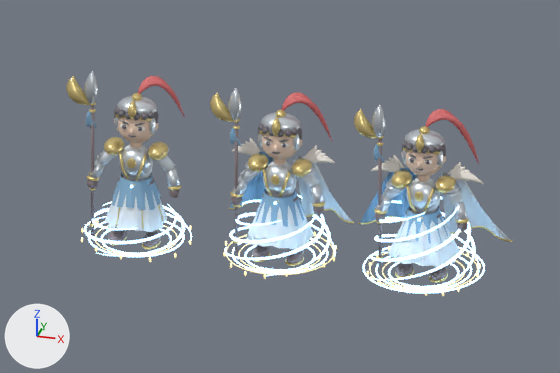
The Blender file assets/32.blend: old version first, new version second.
Camera for both pictures: the file's camera 'Overview'. The lights are fixed; the arrows at lower left show +X, +Y and +Z. The picture after the commit comes second.

In view in the first picture: '32_T1_Sky Halberd_Mesh', '32_T1_Spell_Geometry', '32_T2_Sky Halberd_Mesh', '32_T2_Spell_Geometry', '32_T3_Sky Halberd_Mesh', '32_T3_Spell_Geometry'.
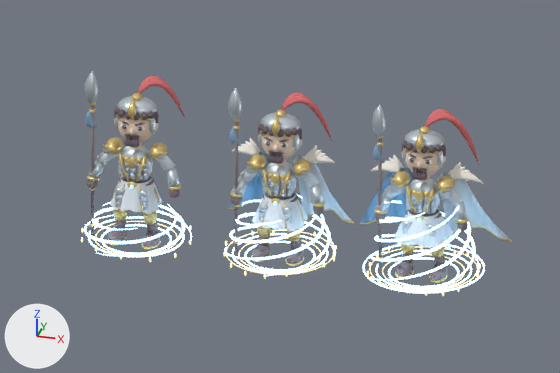
Location of each change, (x1, y1, x2, y2) in pixels of the pictures (560 x 373 px; the box of a moved part takes in the faces that stretch with it):
'32_T3_Sky Halberd_Mesh', reshaped: before (354, 105, 512, 283); after (358, 105, 512, 283)
'32_T2_Sky Halberd_Mesh', reshaped (12% narrower): before (210, 88, 354, 266); after (228, 88, 354, 266)
'32_T1_Sky Halberd_Mesh', reshaped (15% narrower): before (66, 71, 184, 249); after (84, 71, 184, 249)
part 1 of me_32_t1_sky_halberd_mesh, moved or reshaped (not visible before): after (121, 148, 151, 173)
part 2 of me_32_t1_sky_halberd_mesh, deleted: before (66, 76, 90, 105)
part 3 of me_32_t1_sky_halberd_mesh, moved or reshaped: before (104, 137, 168, 232); after (102, 133, 167, 214)
part 4 of me_32_t1_sky_halberd_mesh, recoloured: (114, 107, 158, 123) in both
part 5 of me_32_t2_sky_halberd_mesh, moved or reshaped: before (304, 167, 316, 176); after (265, 165, 295, 189)
part 6 of me_32_t2_sky_halberd_mesh, deleted: before (210, 92, 233, 122)
part 7 of me_32_t2_sky_halberd_mesh, moved or reshaped: before (246, 154, 314, 250); after (246, 150, 311, 231)
part 8 of me_32_t2_sky_halberd_mesh, recoloured: (258, 124, 302, 140) in both
part 9 of me_32_t3_sky_halberd_mesh, moved or reshaped: before (445, 187, 463, 197); after (409, 181, 439, 206)
part 10 of me_32_t3_sky_halberd_mesh, deleted: before (354, 109, 460, 193)
part 11 of me_32_t3_sky_halberd_mesh, moved or reshaped: before (387, 170, 460, 267); after (390, 167, 455, 248)
part 12 of me_32_t3_sky_halberd_mesh, recoloured: (402, 141, 446, 164) in both

Edits to the bpy script that builds the scene:
```text
Add mat_hair_251b22_002:
    mat_hair_251b22_002 = principled_material('Hair 251b22.002')
    mat_hair_251b22_002.base_color = (0.145, 0.106, 0.133)  # dark grey #6a5c66
    mat_hair_251b22_002.roughness = 0.72
Add mat_hair_251b22_001:
    mat_hair_251b22_001 = principled_material('Hair 251b22.001')
    mat_hair_251b22_001.base_color = (0.145, 0.106, 0.133)  # dark grey #6a5c66
    mat_hair_251b22_001.roughness = 0.72
Add mat_hair_251b22:
    mat_hair_251b22 = principled_material('Hair 251b22')
    mat_hair_251b22.base_color = (0.145, 0.106, 0.133)  # dark grey #6a5c66
    mat_hair_251b22.roughness = 0.72
Change me_32_t1_sky_halberd_mesh:
    remove me_32_t1_sky_halberd_mesh.from_pydata(...)  # 10230 vertices, 9190 faces; spans x -1.31..0.92, y -0.57..0.57, z 0.02..3.51
    add me_32_t1_sky_halberd_mesh.from_pydata(...)  # 10232 vertices, 9248 faces; spans x -0.96..0.92, y -0.48..0.49, z 0.02..3.51
    me_32_t1_sky_halberd_mesh part 1: the loose piece of 176 vertices spanning x 0.29..0.63, y -0.2..0.26, z 1.88..2.0 is scaled about its middle by (1.83, 0.87, 5.45), then moved by (-0.46, -0.09, -0.24)
    me_32_t1_sky_halberd_mesh part 2: the loose piece of 54 vertices spanning x -1.31..-0.8, y -0.32..-0.04, z 2.79..3.37 is deleted
    me_32_t1_sky_halberd_mesh part 3: 552 vertices moved from x -0.62..0.62, y -0.57..0.57, z 0.44..2.08 to x -0.59..0.59, y -0.48..0.48, z 0.77..2.08; 416 vertices removed from x -0.48..0.48, y -0.48..0.48, z 0.83..2.0; 648 vertices added at x -0.61..0.61, y -0.38..-0.16, z 0.81..2.38
    me_32_t1_sky_halberd_mesh part 4: 1048 faces spanning x -0.43..0.43, y -0.33..0.33, z 2.39..2.8 switch from mat_hair_29262b (grey #706c72) to mat_hair_251b22 (dark grey #6a5c66)
    other edits to the shape of me_32_t1_sky_halberd_mesh do not show in these pictures
Change me_32_t2_sky_halberd_mesh:
    remove me_32_t2_sky_halberd_mesh.from_pydata(...)  # 11934 vertices, 10744 faces; spans x -1.31..1.22, y -0.62..0.97, z 0.02..3.51
    add me_32_t2_sky_halberd_mesh.from_pydata(...)  # 11602 vertices, 10500 faces; spans x -1.22..1.22, y -0.51..0.97, z 0.02..3.51
    me_32_t2_sky_halberd_mesh part 5: the loose piece of 176 vertices spanning x 0.34..0.69, y -0.2..0.26, z 1.82..1.92 is scaled about its middle by (1.83, 0.87, 5.45), then moved by (-0.51, -0.09, -0.17)
    me_32_t2_sky_halberd_mesh part 6: the loose piece of 54 vertices spanning x -1.31..-0.8, y -0.32..-0.04, z 2.79..3.37 is deleted
    me_32_t2_sky_halberd_mesh part 7: 552 vertices moved from x -0.62..0.62, y -0.62..0.62, z 0.44..2.08 to x -0.59..0.59, y -0.51..0.51, z 0.77..2.08; 416 vertices removed from x -0.48..0.48, y -0.48..0.48, z 0.83..2.0; 666 vertices added at x -0.61..0.61, y -0.38..-0.16, z 0.81..2.38
    me_32_t2_sky_halberd_mesh part 8: 1048 faces spanning x -0.43..0.43, y -0.33..0.33, z 2.39..2.8 switch from mat_hair_29262b_001 (grey #706c72) to mat_hair_251b22_001 (dark grey #6a5c66)
    other edits to the shape of me_32_t2_sky_halberd_mesh do not show in these pictures
Change me_32_t3_sky_halberd_mesh:
    remove me_32_t3_sky_halberd_mesh.from_pydata(...)  # 12502 vertices, 11264 faces; spans x -1.5..1.5, y -0.66..0.97, z 0.02..3.51
    add me_32_t3_sky_halberd_mesh.from_pydata(...)  # 11836 vertices, 10718 faces; spans x -1.5..1.5, y -0.55..0.97, z 0.02..3.51
    me_32_t3_sky_halberd_mesh part 9: the loose piece of 176 vertices spanning x 0.4..0.74, y -0.2..0.26, z 1.75..1.86 is scaled about its middle by (1.83, 0.87, 5.45), then moved by (-0.57, -0.09, -0.1)
    me_32_t3_sky_halberd_mesh part 10: 6 loose pieces with 934 vertices, spanning x -1.31..0.69, y -0.32..0.26, z 1.75..3.37, are deleted
    me_32_t3_sky_halberd_mesh part 11: 552 vertices moved from x -0.66..0.66, y -0.66..0.66, z 0.44..2.08 to x -0.59..0.59, y -0.55..0.55, z 0.77..2.08; 416 vertices removed from x -0.48..0.48, y -0.48..0.48, z 0.83..2.0; 684 vertices added at x -0.61..0.61, y -0.38..-0.16, z 0.81..2.38
    me_32_t3_sky_halberd_mesh part 12: 1048 faces spanning x -0.43..0.43, y -0.33..0.33, z 2.39..2.8 switch from mat_hair_29262b_002 (grey #706c72) to mat_hair_251b22_002 (dark grey #6a5c66)
```
